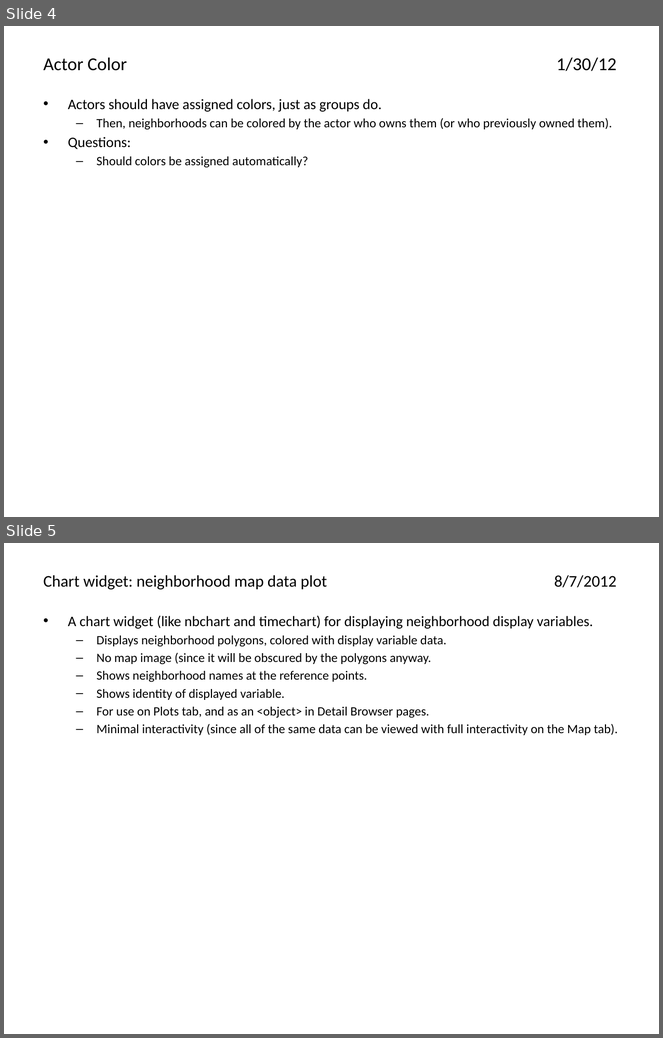
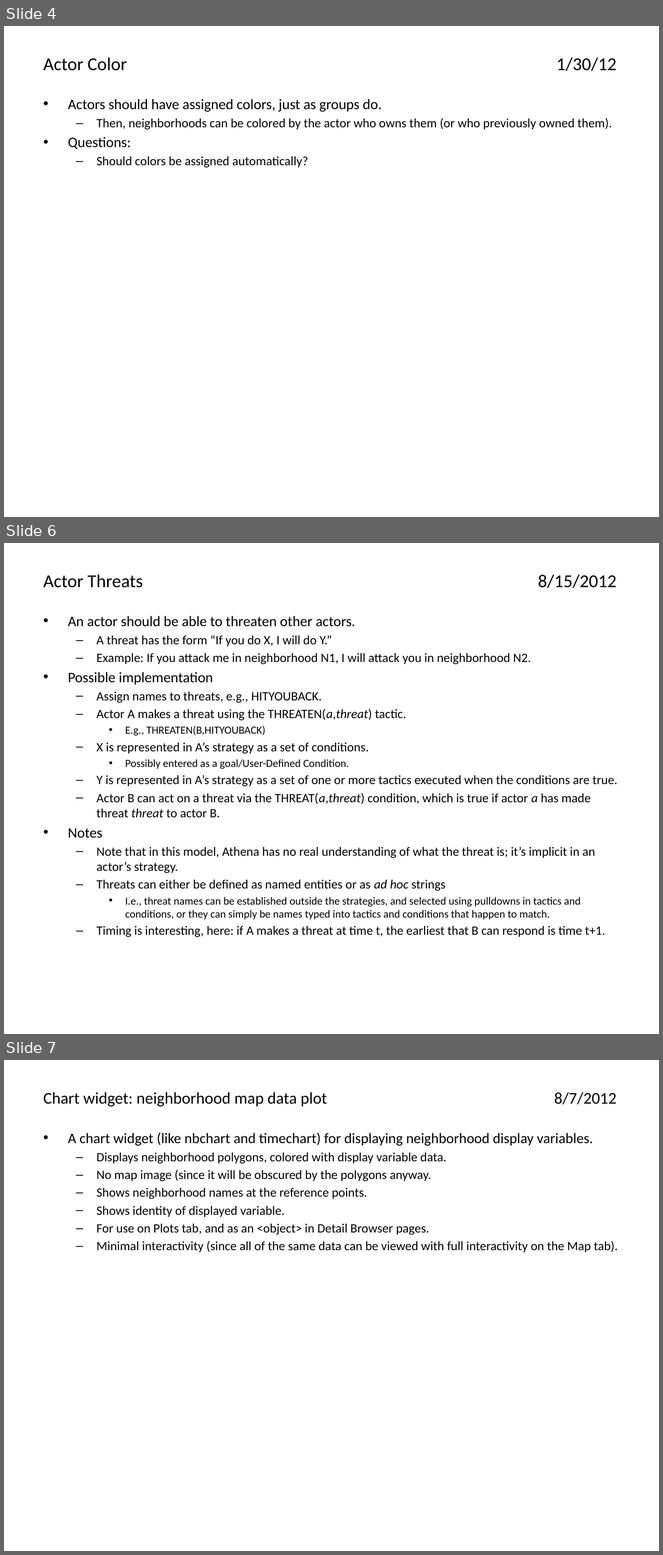
Before and after one commit to AthenaModel/athena-legacy, a slide deck: docs/dev/ideas.pptx. Shown one above the other, each under a label of ours: slides 4 and 5 before the commit, slides 4, 6 and 7 after it; the slides between them are not shown. The pictures are 663x1038 and 663x1555 pixels, drawn with LibreOffice and Linux fonts; fonts in the diff are those of the drawing. Boxes give left, top, right and bottom in pixels: in the first picture for what was removed or moved away, otherwise in the second. Text is boxed around its words. In the diff, an @@ line names an element or a change of style, - is before the commit and + after.

Commit message:
Added Actor Promises and Actor Threats

```diff
--- a/docs/dev/ideas.pptx
+++ b/docs/dev/ideas.pptx
@@ slide 6 added at (4,543,659,1034), background #FFFFFF @@
@@ title added at (44,574,617,588), 20 pt, text #000000 @@
+Actor Threats 8/15/2012
@@ text added at (68,616,618,938), 14 pt, text #000000 @@
+• An actor should be able to threaten other actors.
+  – A threat has the form “If you do X, I will do Y.”
+  – Example: If you attack me in neighborhood N1, I will attack you in neighborhood N2.
+• Possible implementation
+  – Assign names to threats, e.g., HITYOUBACK.
+  – Actor A makes a threat using the THREATEN(a,threat) tactic.
+    • E.g., THREATEN(B,HITYOUBACK)
+  – X is represented in A’s strategy as a set of conditions.
+    • Possibly entered as a goal/User-Defined Condition.
+  – Y is represented in A’s strategy as a set of one or more tactics executed when the conditions are true.
+  – Actor B can act on a threat via the THREAT(a,threat) condition, which is true if actor a has made threat threat to actor B.
+• Notes
+  – Note that in this model, Athena has no real understanding of what the threat is; it’s implicit in an actor’s strategy.
+  – Threats can either be defined as named entities or as ad hoc strings
+    • I.e., threat names can be established outside the strategies, and selected using pulldowns in tactics and conditions, or they can simply be names typed into tactics and conditions that happen to match.
+  – Timing is interesting, here: if A makes a threat at time t, the earliest that B can respond is time t+1.
@@ what was slide 5 is now slide 7 @@
```
Also in this commit, not shown: 1 other slide added.
